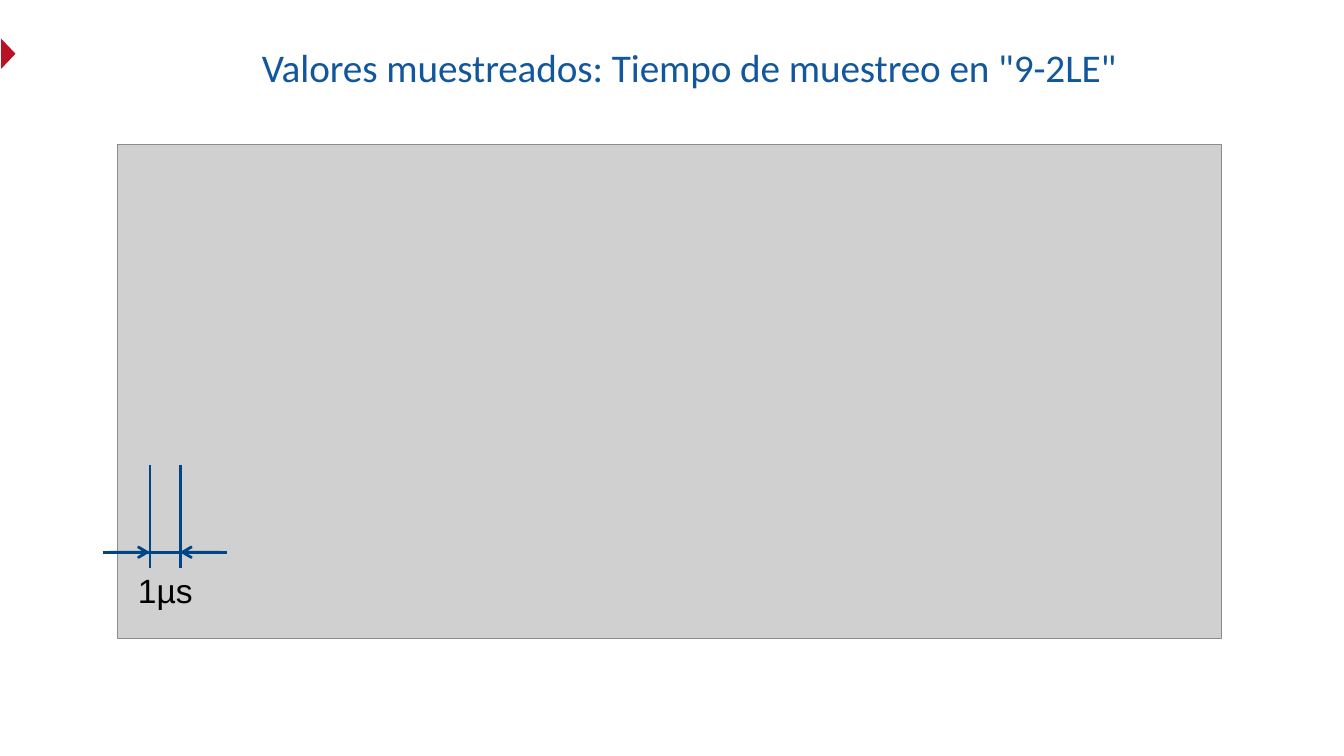
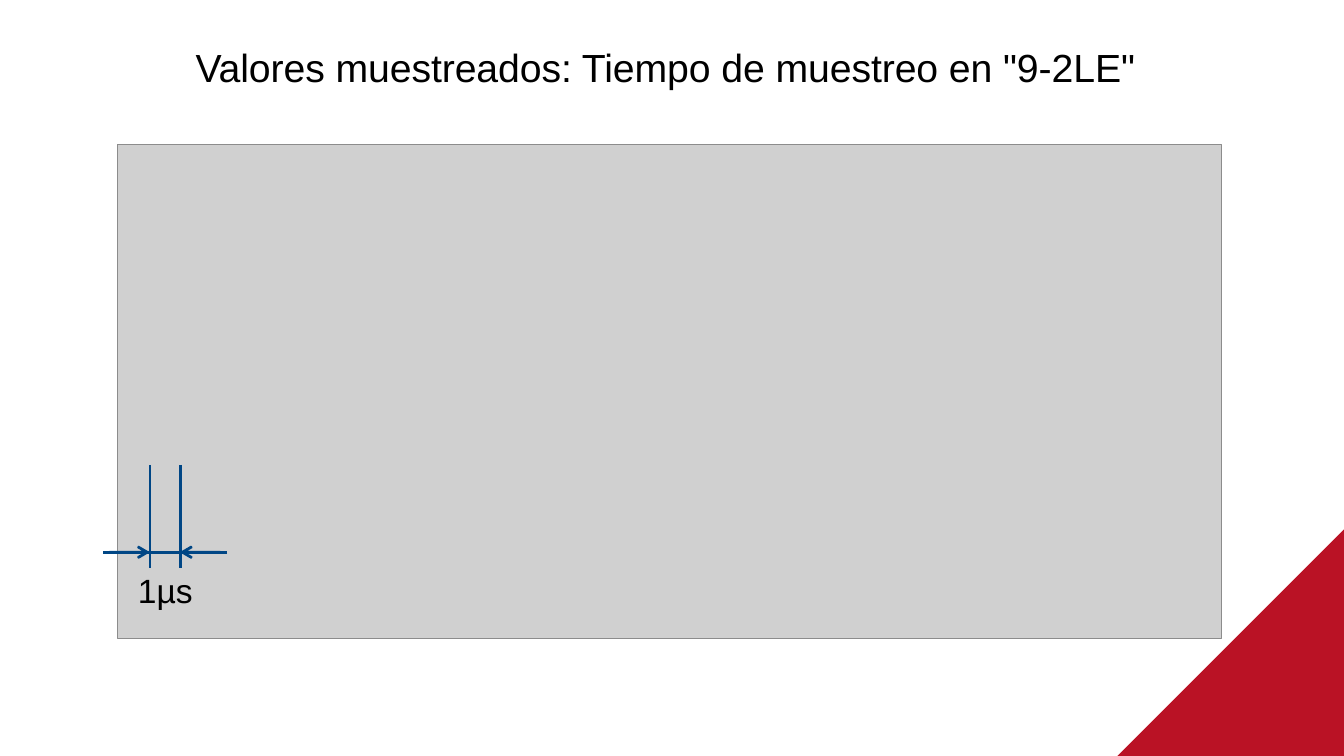
Before and after one commit to SiwaNetwork/QUANTUM, a slide deck: slide 4 of Time-Card/ДОКУМЕНТЫ/МАТЕРИАЛ СТАТЬИ/Применение в энергетике испанский.pptx. Drawn at 1344x756 pixels with LibreOffice and Linux fonts; fonts in the diff are those of the drawing; grey boxes stand for pictures. Boxes give left, top, right and bottom in pixels: in the first picture for what was removed or moved away, otherwise in the second. Text is boxed around its words. In the diff, an @@ line names an element or a change of style, - is before the commit and + after.

```diff
--- a/Time-Card/ДОКУМЕНТЫ/МАТЕРИАЛ СТАТЬИ/Применение в энергетике испанский.pptx
+++ b/Time-Card/ДОКУМЕНТЫ/МАТЕРИАЛ СТАТЬИ/Применение в энергетике испанский.pptx
@@ freeform shape removed at box(1, 38, 15, 69) @@
@@ title "Valores muestreados: Tiempo de muestreo ...": place and size @@
-title "Valores muestreados: Tiempo de muestreo ..." at box(262, 54, 1116, 89)
+title "Valores muestreados: Tiempo de muestreo ..." at box(196, 53, 1135, 90)
@@ title "Valores muestreados: Tiempo de muestreo ..." at box(196, 53, 1135, 90): font Calibri to Arial, text colour #12569B to #000000 @@
@@ freeform shape added at box(1117, 529, 1344, 756), fill #BA1225 @@
```
Also in this commit, not shown: 16 other slides changed, 4 other files.
